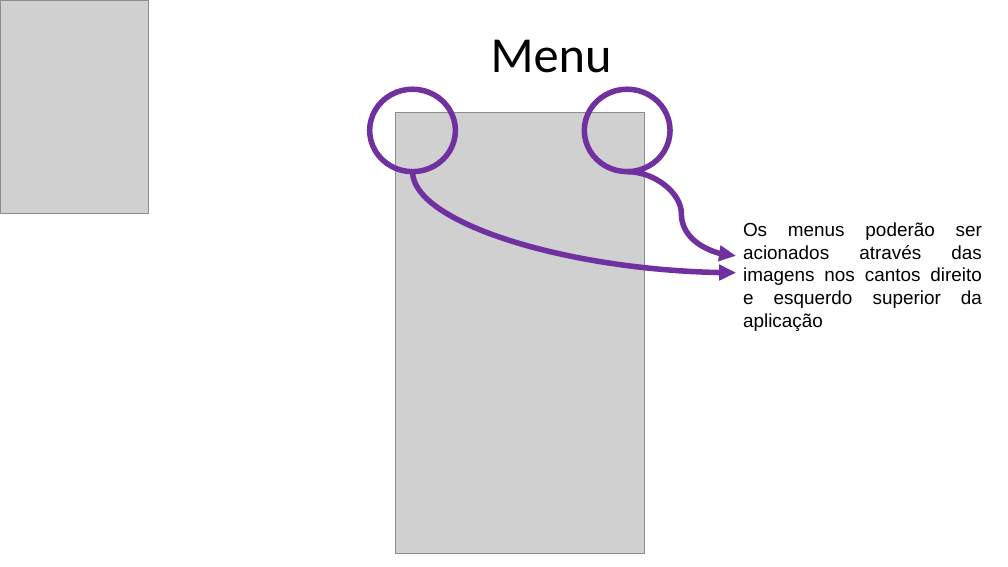
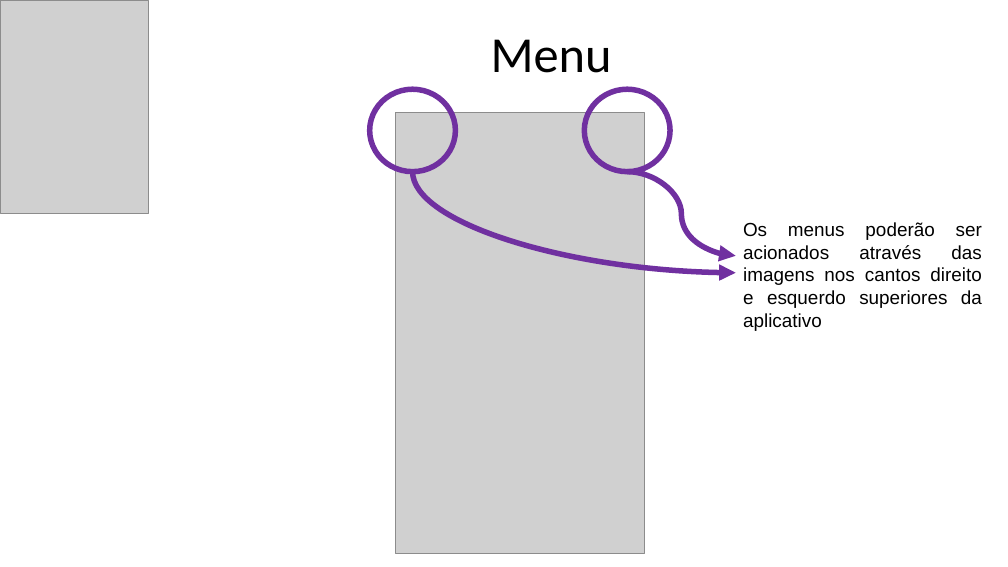
Before and after one commit to ivyfarias/Hackathon---EPM, a slide deck: slide 3 of GuiaRapido - Procuradoria Especial da Mulher - EPEM.pptx. Drawn at 1008x567 pixels with LibreOffice and Linux fonts; fonts in the diff are those of the drawing; grey boxes stand for pictures. Boxes give left, top, right and bottom in pixels: in the first picture for what was removed or moved away, otherwise in the second. Text is boxed around its words. In the diff, an @@ line names an element or a change of style, - is before the commit and + after.

```diff
--- a/GuiaRapido - Procuradoria Especial da Mulher - EPEM.pptx
+++ b/GuiaRapido - Procuradoria Especial da Mulher - EPEM.pptx
@@ text at (x1=743, y1=222, x2=982, y2=331): text changed @@
-Os menus poderão ser acionados através das imagens nos cantos direito e esquerdo superior da aplicação
+Os menus poderão ser acionados através das imagens nos cantos direito e esquerdo superiores da aplicativo
```
Also in this commit, not shown: 3 other slides changed, 3 other files.
